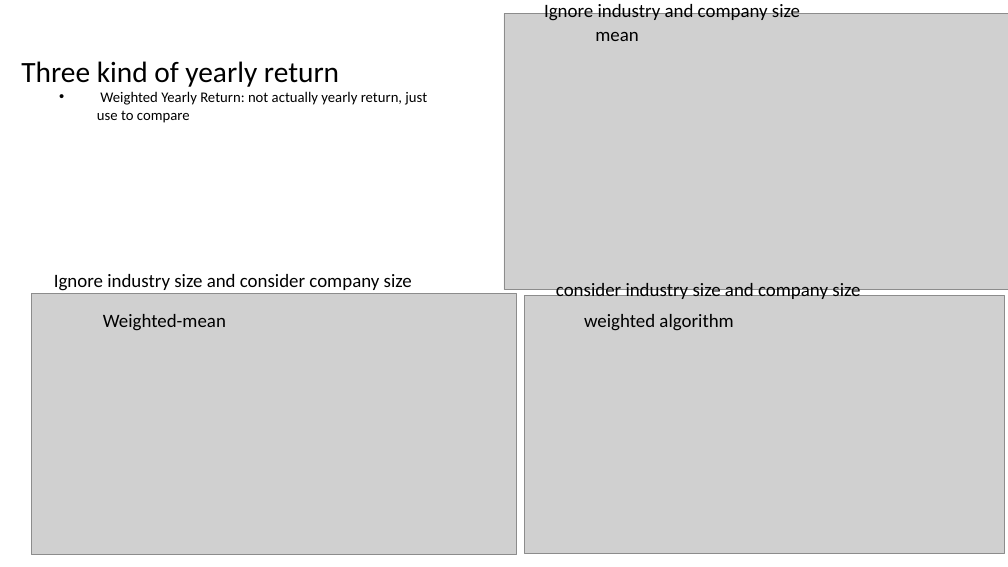
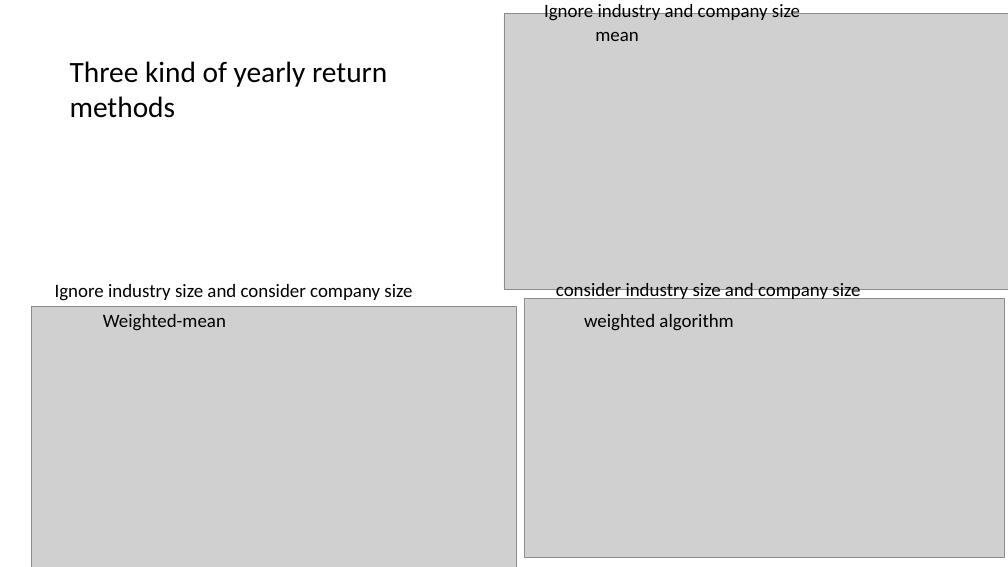
Before and after one commit to kennysiegler/first-project, a slide deck: slide 20 of Presentation3.pptx (slide 19 before the commit). Drawn at 1008x567 pixels with LibreOffice and Linux fonts; fonts in the diff are those of the drawing; grey boxes stand for pictures. Boxes give left, top, right and bottom in pixels: in the first picture for what was removed or moved away, otherwise in the second. Text is boxed around its words. In the diff, an @@ line names an element or a change of style, - is before the commit and + after.

```diff
--- a/Presentation3.pptx
+++ b/Presentation3.pptx
@@ text at <box>70,61,387,118</box>: text changed; size 14 to 28 pt @@
-Three kind of yearly return
-  • Weighted Yearly Return: not actually yearly return, just use to compare
+Three kind of yearly return methods
@@ text "Ignore industry size and consider ...": place and size @@
-text "Ignore industry size and consider ..." at <box>54,274,412,291</box>
+text "Ignore industry size and consider ..." at <box>55,284,412,301</box>
@@ picture: place and size @@
-picture at <box>524,295,1004,554</box>
+picture at <box>524,299,1004,557</box>
@@ picture: place and size @@
-picture at <box>32,294,517,555</box>
+picture at <box>32,306,517,567</box>
```
Also in this commit, not shown: 5 other slides changed, 1 slide added.
